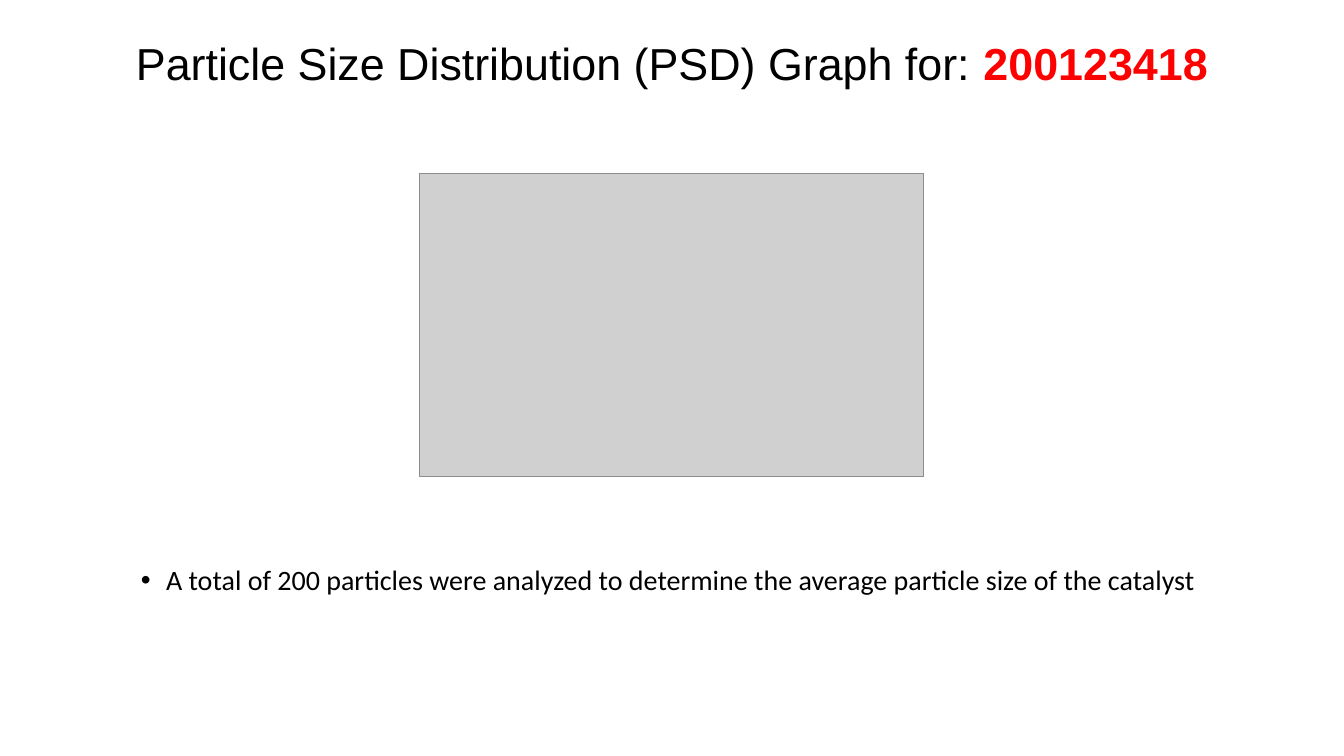
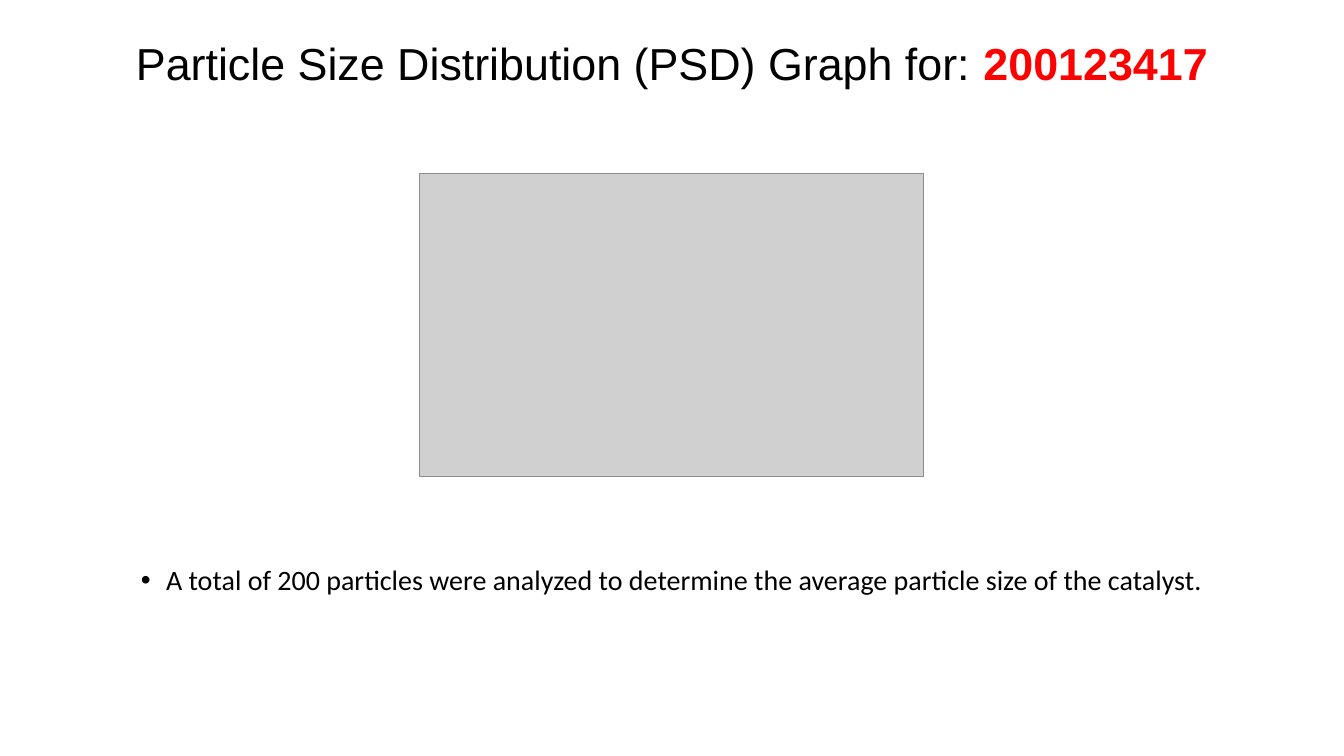
Before and after one commit to cvrl10/mini_project, a slide deck: slide 4 of 100040001/_100040001.pptx (slide 13 before the commit). Drawn at 1344x756 pixels with LibreOffice and Linux fonts; fonts in the diff are those of the drawing; grey boxes stand for pictures. Boxes give left, top, right and bottom in pixels: in the first picture for what was removed or moved away, otherwise in the second. Text is boxed around its words. In the diff, an @@ line names an element or a change of style, - is before the commit and + after.

```diff
--- a/100040001/_100040001.pptx
+++ b/100040001/_100040001.pptx
@@ title at (136,47,1207,89): text changed @@
-Particle Size Distribution (PSD) Graph for: 200123418
+Particle Size Distribution (PSD) Graph for: 200123417
@@ text at (166,570,1201,595): text changed @@
-• A total of 200 particles were analyzed to determine the average particle size of the catalyst
+• A total of 200 particles were analyzed to determine the average particle size of the catalyst.
```
Also in this commit, not shown: 4 other slides changed, 2 slides added, 7 slides removed, 33 other files.
